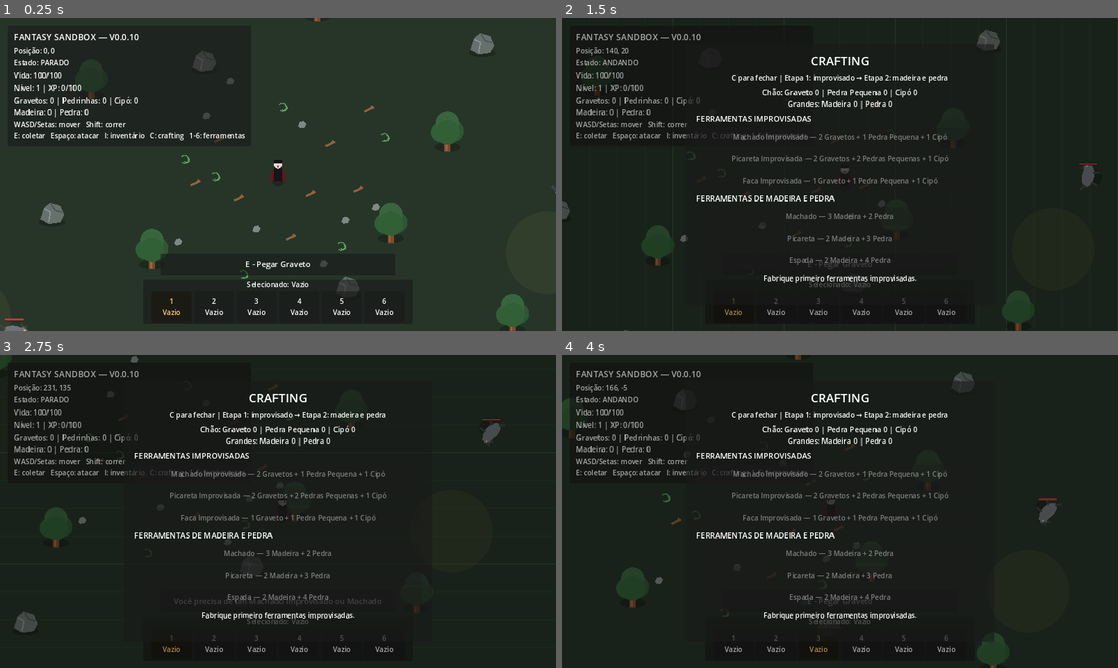
Above: before the commit, frames 1-4 (two rows, left to right).
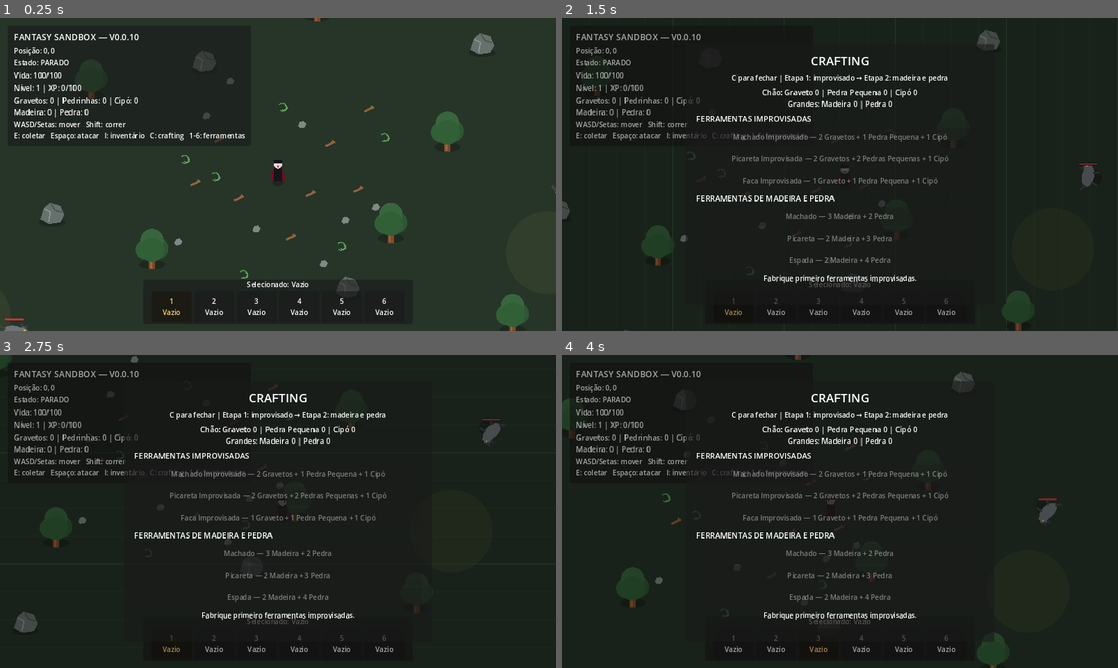
Above: after the commit, the same moments.

Repository: janduyankiingles-ops/Fantasy-Sandbox
Game: Godot game, scene res://scenes/main.tscn
Same seed, same stepped clock (60 frames per second), same inputs: the game is played once before the commit and once after it.
Inputs:
- Up to frame 1 (0.25 s): no input
- Up to frame 2 (1.5 s): tap Enter at 0.5 s; hold D 0.53-1.28 s; tap I at 0.6 s; tap Space at 0.77 s; hold S from 1.28 s (still down); tap C at 1.35 s
- Up to frame 3 (2.75 s): tap Space at 1.52 s; release S at 2.03 s; hold D from 2.03 s (still down); tap 1 at 2.1 s
- Up to frame 4 (4 s): release D at 2.78 s; hold W 2.78-3.53 s; tap 2 at 2.85 s; tap Space at 3.02, 3.77 s; hold A from 3.53 s (still down); tap 3 at 3.6 s

The runs differ from the first frame. In frame 1, 0.1% of the frame differs, in the area x 28-59%, y 75-83%; in frame 2, 0.2%; in frame 3, 0.2%, in the area x 7-69%, y 9-81%; in frame 4, 0.2%.
Error after the commit: Invalid assignment of property or key 'text' with value of type 'String' on a base object of type 'null instance'. (res://scripts/main.gd:61)

Commit message:
v0.0.11: show hunger status in HUD

Diff:
--- a/scripts/main.gd
+++ b/scripts/main.gd
@@ -4,6 +4,7 @@
 @onready var position_label: Label = $HUD/Panel/Margin/VBox/PositionLabel
 @onready var state_label: Label = $HUD/Panel/Margin/VBox/StateLabel
 @onready var health_label: Label = $HUD/Panel/Margin/VBox/HealthLabel
+@onready var hunger_label: Label = $HUD/Panel/Margin/VBox/HungerLabel
 @onready var progression_label: Label = $HUD/Panel/Margin/VBox/ProgressionLabel
 @onready var inventory_label: Label = $HUD/Panel/Margin/VBox/InventoryLabel
 @onready var interaction_panel: PanelContainer = $HUD/InteractionPanel
@@ -57,6 +58,7 @@
 
 func _process(_delta: float) -> void:
 	health_label.text = str(player.call("get_health_text"))
+	hunger_label.text = str(player.call("get_hunger_text"))
 	progression_label.text = str(player.call("get_progression_text"))
 	position_label.text = "Posição: %d, %d" % [
 		roundi(player.global_position.x),
